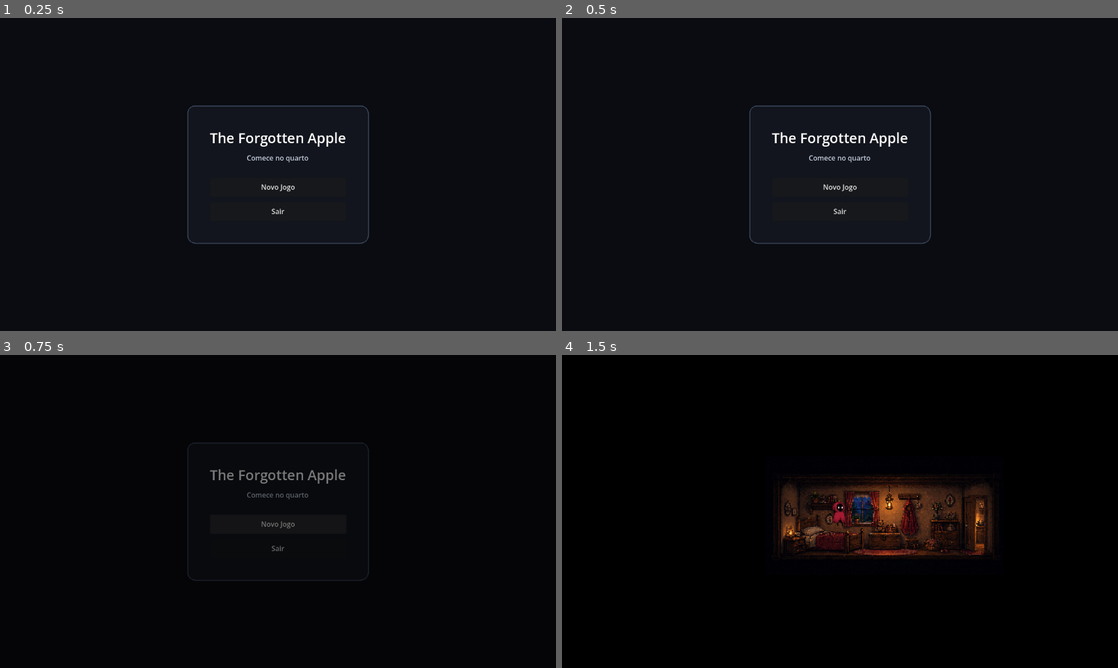
Above: before the commit, frames 1-4 (two rows, left to right).
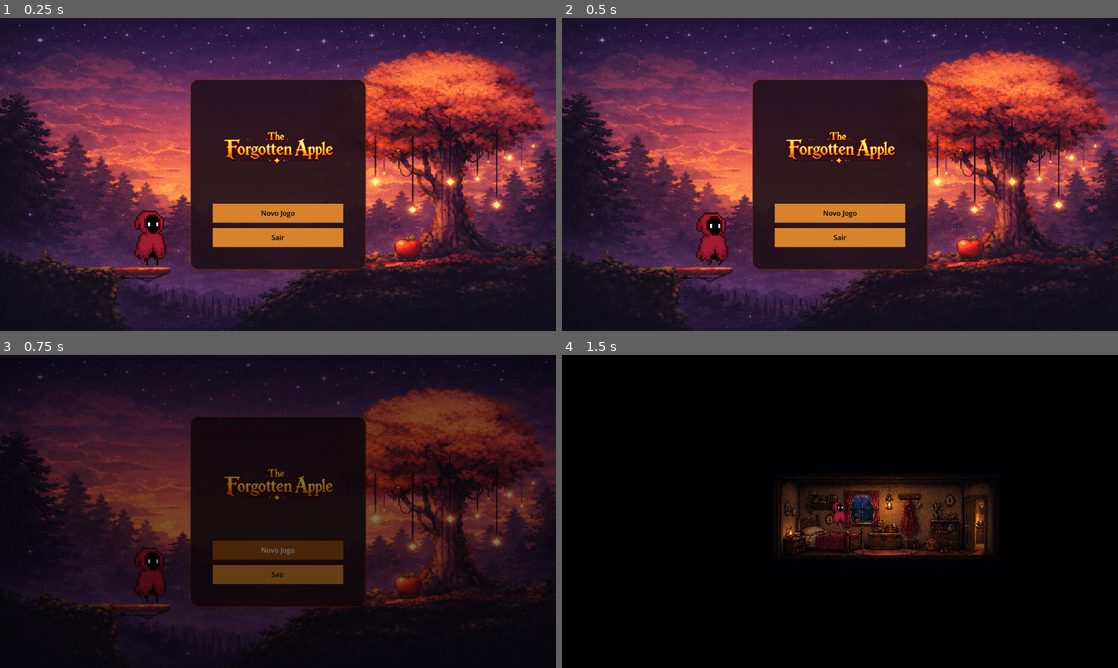
Above: after the commit, the same moments.

Repository: RCECAD/the-forgotten-apple
Game: Godot game, scene res://scenes/ui/main_menu.tscn
Two runs of this game, one before a commit and one after it. Both use one fixed random seed, a clock stepped at 60 frames per second and the inputs below.
Inputs:
- Up to frame 1 (0.25 s): no input
- Up to frame 2 (0.5 s): no input
- Up to frame 3 (0.75 s): click "Novo Jogo" at 0.5 s
- Up to frame 4 (1.5 s): hold D (move_right) from 1.28 s (still down); tap Up (jump) at 1.35 s

The runs differ from the first frame. In frame 1, 79% of the frame differs, in the area x 0-100%, y 0-100%; in frame 2, 79%; in frame 3, 48%; in frame 4, nothing differs.

Commit message:
feat: styling menu; fixing bg

Diff:
--- a/scenes/ui/main_menu.tscn
+++ b/scenes/ui/main_menu.tscn
@@ -1,24 +1,284 @@
-[gd_scene format=3]
-
-[ext_resource type="Script" path="res://scenes/ui/main_menu.gd" id="1"]
+[gd_scene format=3 uid="uid://cuujssn8yop2f"]
+
+[ext_resource type="Script" uid="uid://525kshqau10j" path="res://scenes/ui/main_menu.gd" id="1"]
+[ext_resource type="Texture2D" uid="uid://c3e7wgaj40g23" path="res://assets/textures/tileset-sunset.png" id="2_1g8jr"]
+[ext_resource type="Texture2D" uid="uid://dbn5jemqdntqg" path="res://assets/textures/logo.png" id="3_m1kxf"]
+[ext_resource type="Texture2D" uid="uid://ccxlmjrfplt85" path="res://assets/player/AnimationSheet_Character.png" id="5_uhagc"]
 
 [sub_resource type="StyleBoxFlat" id="StyleBoxFlat_panel"]
-bg_color = Color(0.0745098, 0.0862745, 0.117647, 0.92)
-border_color = Color(0.247059, 0.294118, 0.376471, 1)
+content_margin_left = 24.0
+content_margin_top = 24.0
+content_margin_right = 24.0
+content_margin_bottom = 24.0
+bg_color = Color(0.12577146, 0.06372452, 0.102910616, 0.92156863)
 border_width_left = 2
 border_width_top = 2
 border_width_right = 2
 border_width_bottom = 2
+border_color = Color(0.5008113, 0.16751364, 0, 1)
+border_blend = true
 corner_radius_top_left = 18
 corner_radius_top_right = 18
 corner_radius_bottom_right = 18
 corner_radius_bottom_left = 18
-content_margin_left = 24
-content_margin_top = 24
-content_margin_right = 24
-content_margin_bottom = 24
-
-[node name="MainMenu" type="Control"]
+
+[sub_resource type="StyleBoxFlat" id="StyleBoxFlat_x2yvf"]
+bg_color = Color(0.8400364, 0.5129884, 0.17262492, 1)
+
+[sub_resource type="StyleBoxFlat" id="StyleBoxFlat_1g8jr"]
+bg_color = Color(0.6171314, 0.30767876, 0.0702106, 1)
+
+[sub_resource type="StyleBoxFlat" id="StyleBoxFlat_btxxm"]
+bg_color = Color(0.8400364, 0.5129884, 0.17262492, 1)
+
+[sub_resource type="StyleBoxFlat" id="StyleBoxFlat_m1kxf"]
+bg_color = Color(0.6171314, 0.30767876, 0.0702106, 1)
+
+[sub_resource type="AtlasTexture" id="AtlasTexture_fcs02"]
+atlas = ExtResource("5_uhagc")
+region = Rect2(128, 160, 32, 32)
+
+[sub_resource type="AtlasTexture" id="AtlasTexture_myrg7"]
+atlas = ExtResource("5_uhagc")
+region = Rect2(160, 160, 32, 32)
+
+[sub_resource type="AtlasTexture" id="AtlasTexture_kvlxm"]
+atlas = ExtResource("5_uhagc")
+region = Rect2(192, 160, 32, 32)
+
+[sub_resource type="AtlasTexture" id="AtlasTexture_uf5tr"]
+atlas = ExtResource("5_uhagc")
+region = Rect2(224, 160, 32, 32)
+
+[sub_resource type="AtlasTexture" id="AtlasTexture_lgqa7"]
+atlas = ExtResource("5_uhagc")
+region = Rect2(0, 128, 32, 32)
+
+[sub_resource type="AtlasTexture" id="AtlasTexture_8ydkj"]
+atlas = ExtResource("5_uhagc")
+region = Rect2(32, 128, 32, 32)
+
+[sub_resource type="AtlasTexture" id="AtlasTexture_yj68g"]
+atlas = ExtResource("5_uhagc")
+region = Rect2(96, 128, 32, 32)
+
+[sub_resource type="AtlasTexture" id="AtlasTexture_ioxgp"]
+atlas = ExtResource("5_uhagc")
+region = Rect2(128, 128, 32, 32)
+
+[sub_resource type="AtlasTexture" id="AtlasTexture_cnsyf"]
+atlas = ExtResource("5_uhagc")
+region = Rect2(160, 128, 32, 32)
+
+[sub_resource type="AtlasTexture" id="AtlasTexture_j4nxn"]
+atlas = ExtResource("5_uhagc")
+region = Rect2(0, 0, 32, 32)
+
+[sub_resource type="AtlasTexture" id="AtlasTexture_28m0y"]
+atlas = ExtResource("5_uhagc")
+region = Rect2(32, 0, 32, 32)
+
+[sub_resource type="AtlasTexture" id="AtlasTexture_je7p5"]
+atlas = ExtResource("5_uhagc")
+region = Rect2(0, 160, 32, 32)
+
+[sub_resource type="AtlasTexture" id="AtlasTexture_fm80t"]
+atlas = ExtResource("5_uhagc")
+region = Rect2(32, 160, 32, 32)
+
+[sub_resource type="AtlasTexture" id="AtlasTexture_gx1jg"]
+atlas = ExtResource("5_uhagc")
+region = Rect2(64, 160, 32, 32)
+
+[sub_resource type="AtlasTexture" id="AtlasTexture_ugbui"]
+atlas = ExtResource("5_uhagc")
+region = Rect2(96, 160, 32, 32)
+
+[sub_resource type="AtlasTexture" id="AtlasTexture_8afob"]
+atlas = ExtResource("5_uhagc")
+region = Rect2(0, 96, 32, 32)
+
+[sub_resource type="AtlasTexture" id="AtlasTexture_lvxji"]
+atlas = ExtResource("5_uhagc")
+region = Rect2(32, 96, 32, 32)
+
+[sub_resource type="AtlasTexture" id="AtlasTexture_p47bc"]
+atlas = ExtResource("5_uhagc")
+region = Rect2(64, 96, 32, 32)
+
+[sub_resource type="AtlasTexture" id="AtlasTexture_75vfm"]
+atlas = ExtResource("5_uhagc")
+region = Rect2(96, 96, 32, 32)
+
+[sub_resource type="AtlasTexture" id="AtlasTexture_0owmy"]
+atlas = ExtResource("5_uhagc")
+region = Rect2(128, 96, 32, 32)
+
+[sub_resource type="AtlasTexture" id="AtlasTexture_qek5x"]
+atlas = ExtResource("5_uhagc")
+region = Rect2(160, 96, 32, 32)
+
+[sub_resource type="AtlasTexture" id="AtlasTexture_5gtgg"]
+atlas = ExtResource("5_uhagc")
+region = Rect2(192, 96, 32, 32)
+
+[sub_resource type="AtlasTexture" id="AtlasTexture_h17s1"]
+atlas = ExtResource("5_uhagc")
+region = Rect2(224, 96, 32, 32)
+
+[sub_resource type="AtlasTexture" id="AtlasTexture_3j4b4"]
+atlas = ExtResource("5_uhagc")
+region = Rect2(64, 128, 32, 32)
+
+[sub_resource type="AtlasTexture" id="AtlasTexture_dovo2"]
+atlas = ExtResource("5_uhagc")
+region = Rect2(0, 64, 32, 32)
+
+[sub_resource type="AtlasTexture" id="AtlasTexture_gmlin"]
+atlas = ExtResource("5_uhagc")
+region = Rect2(32, 64, 32, 32)
+
+[sub_resource type="AtlasTexture" id="AtlasTexture_007i1"]
+atlas = ExtResource("5_uhagc")
+region = Rect2(64, 64, 32, 32)
+
+[sub_resource type="AtlasTexture" id="AtlasTexture_6cv16"]
+atlas = ExtResource("5_uhagc")
+region = Rect2(96, 64, 32, 32)
+
+[sub_resource type="SpriteFrames" id="SpriteFrames_btxxm"]
+animations = [{
+"frames": [],
+"loop": true,
+"name": &"default",
+"speed": 5.0
+}, {
+"frames": [{
+"duration": 1.0,
+"texture": SubResource("AtlasTexture_fcs02")
+}, {
+"duration": 1.0,
+"texture": SubResource("AtlasTexture_myrg7")
+}, {
+"duration": 1.0,
+"texture": SubResource("AtlasTexture_kvlxm")
+}, {
+"duration": 1.0,
+"texture": SubResource("AtlasTexture_uf5tr")
+}],
+"loop": true,
+"name": &"fall",
+"speed": 7.0
+}, {
+"frames": [{
+"duration": 1.0,
+"texture": SubResource("AtlasTexture_lgqa7")
+}, {
+"duration": 1.0,
+"texture": SubResource("AtlasTexture_8ydkj")
+}],
+"loop": true,
+"name": &"get_down",
+"speed": 8.0
+}, {
+"frames": [{
+"duration": 1.0,
+"texture": SubResource("AtlasTexture_yj68g")
+}, {
+"duration": 1.0,
+"texture": SubResource("AtlasTexture_ioxgp")
+}, {
+"duration": 1.0,
+"texture": SubResource("AtlasTexture_cnsyf")
+}],
+"loop": true,
+"name": &"get_up",
+"speed": 8.0
+}, {
+"frames": [{
+"duration": 1.0,
+"texture": SubResource("AtlasTexture_j4nxn")
+}, {
+"duration": 1.0,
+"texture": SubResource("AtlasTexture_28m0y")
+}],
+"loop": true,
+"name": &"idle",
+"speed": 3.0
+}, {
+"frames": [{
+"duration": 1.0,
+"texture": SubResource("AtlasTexture_je7p5")
+}, {
+"duration": 1.0,
+"texture": SubResource("AtlasTexture_fm80t")
+}, {
+"duration": 1.0,
+"texture": SubResource("AtlasTexture_gx1jg")
+}, {
+"duration": 1.0,
+"texture": SubResource("AtlasTexture_ugbui")
+}],
+"loop": true,
+"name": &"jump",
+"speed": 7.0
+}, {
+"frames": [{
+"duration": 1.0,
+"texture": SubResource("AtlasTexture_8afob")
+}, {
+"duration": 1.0,
+"texture": SubResource("AtlasTexture_lvxji")
+}, {
+"duration": 1.0,
+"texture": SubResource("AtlasTexture_p47bc")
+}, {
+"duration": 1.0,
+"texture": SubResource("AtlasTexture_75vfm")
+}, {
+"duration": 1.0,
+"texture": SubResource("AtlasTexture_0owmy")
+}, {
+"duration": 1.0,
+"texture": SubResource("AtlasTexture_qek5x")
+}, {
+"duration": 1.0,
+"texture": SubResource("AtlasTexture_5gtgg")
+}, {
+"duration": 1.0,
+"texture": SubResource("AtlasTexture_h17s1")
+}],
+"loop": true,
+"name": &"run",
+"speed": 9.0
+}, {
+"frames": [{
+"duration": 1.0,
+"texture": SubResource("AtlasTexture_3j4b4")
+}],
+"loop": true,
+"name": &"stay_down",
+"speed": 8.0
+}, {
+"frames": [{
+"duration": 1.0,
+"texture": SubResource("AtlasTexture_dovo2")
+}, {
+"duration": 1.0,
+"texture": SubResource("AtlasTexture_gmlin")
+}, {
+"duration": 1.0,
+"texture": SubResource("AtlasTexture_007i1")
+}, {
+"duration": 1.0,
+"texture": SubResource("AtlasTexture_6cv16")
+}],
+"loop": true,
+"name": &"walk",
+"speed": 5.0
+}]
+
+[node name="MainMenu" type="Control" unique_id=369425557]
 layout_mode = 3
 anchors_preset = 15
 anchor_right = 1.0
@@ -27,16 +287,17 @@
 grow_vertical = 2
 script = ExtResource("1")
 
-[node name="Background" type="ColorRect" parent="."]
+[node name="TextureRect" type="TextureRect" parent="." unique_id=1040919025]
 layout_mode = 1
 anchors_preset = 15
 anchor_right = 1.0
 anchor_bottom = 1.0
 grow_horizontal = 2
 grow_vertical = 2
-color = Color(0.0392157, 0.0470588, 0.0705882, 1)
-
-[node name="CenterContainer" type="CenterContainer" parent="."]
+texture = ExtResource("2_1g8jr")
+expand_mode = 2
+
+[node name="CenterContainer" type="CenterContainer" parent="." unique_id=439619208]
 layout_mode = 1
 anchors_preset = 15
 anchor_right = 1.0
@@ -44,47 +305,54 @@
 grow_horizontal = 2
 grow_vertical = 2
 
-[node name="PanelContainer" type="PanelContainer" parent="CenterContainer"]
+[node name="PanelContainer" type="PanelContainer" parent="CenterContainer" unique_id=513606727]
 custom_minimum_size = Vector2(360, 0)
 layout_mode = 2
 theme_override_styles/panel = SubResource("StyleBoxFlat_panel")
 
-[node name="MarginContainer" type="MarginContainer" parent="CenterContainer/PanelContainer"]
+[node name="MarginContainer" type="MarginContainer" parent="CenterContainer/PanelContainer" unique_id=931080476]
 layout_mode = 2
 theme_override_constants/margin_left = 28
 theme_override_constants/margin_top = 28
 theme_override_constants/margin_right = 28
 theme_override_constants/margin_bottom = 28
 
-[node name="VBoxContainer" type="VBoxContainer" parent="CenterContainer/PanelContainer/MarginContainer"]
+[node name="VBoxContainer" type="VBoxContainer" parent="CenterContainer/PanelContainer/MarginContainer" unique_id=1754170687]
 layout_mode = 2
 theme_override_constants/separation = 12
 alignment = 1
 
-[node name="Title" type="Label" parent="CenterContainer/PanelContainer/MarginContainer/VBoxContainer"]
-layout_mode = 2
-theme_override_font_sizes/font_size = 32
-text = "The Forgotten Apple"
-horizontal_alignment = 1
-
-[node name="Subtitle" type="Label" parent="CenterContainer/PanelContainer/MarginContainer/VBoxContainer"]
-layout_mode = 2
-theme_override_colors/font_color = Color(0.788235, 0.823529, 0.890196, 1)
-text = "Comece no quarto"
-horizontal_alignment = 1
-
-[node name="Spacer" type="Control" parent="CenterContainer/PanelContainer/MarginContainer/VBoxContainer"]
-layout_mode = 2
+[node name="Spacer" type="Control" parent="CenterContainer/PanelContainer/MarginContainer/VBoxContainer" unique_id=1619355129]
 custom_minimum_size = Vector2(0, 10)
-
-[node name="NovoJogoButton" type="Button" parent="CenterContainer/PanelContainer/MarginContainer/VBoxContainer"]
+layout_mode = 2
+
+[node name="menu_logo" type="TextureRect" parent="CenterContainer/PanelContainer/MarginContainer/VBoxContainer" unique_id=1558159875]
+layout_mode = 2
+texture = ExtResource("3_m1kxf")
+
+[node name="NovoJogoButton" type="Button" parent="CenterContainer/PanelContainer/MarginContainer/VBoxContainer" unique_id=1915346573]
 unique_name_in_owner = true
-layout_mode = 2
 custom_minimum_size = Vector2(0, 44)
+layout_mode = 2
+theme_override_colors/font_color = Color(0.0032318907, 0.0014786487, 0.00062363426, 1)
+theme_override_colors/font_hover_color = Color(0.9490196, 0.9490196, 0.9490196, 1)
+theme_override_styles/normal = SubResource("StyleBoxFlat_x2yvf")
+theme_override_styles/hover = SubResource("StyleBoxFlat_1g8jr")
 text = "Novo Jogo"
 
-[node name="SairButton" type="Button" parent="CenterContainer/PanelContainer/MarginContainer/VBoxContainer"]
+[node name="SairButton" type="Button" parent="CenterContainer/PanelContainer/MarginContainer/VBoxContainer" unique_id=1198429685]
 unique_name_in_owner = true
-layout_mode = 2
 custom_minimum_size = Vector2(0, 44)
+layout_mode = 2
+theme_override_colors/font_color = Color(0.0032318907, 0.0014786487, 0.00062363426, 1)
+theme_override_colors/font_hover_color = Color(1, 1, 1, 1)
+theme_override_styles/normal = SubResource("StyleBoxFlat_btxxm")
+theme_override_styles/hover = SubResource("StyleBoxFlat_m1kxf")
 text = "Sair"
+
+[node name="AnimatedSprite2D" type="AnimatedSprite2D" parent="." unique_id=1426472529]
+position = Vector2(350, 497)
+scale = Vector2(4.65625, 4.5)
+sprite_frames = SubResource("SpriteFrames_btxxm")
+animation = &"stay_down"
+autoplay = "idle"
Binary file removed: assets/logo (1).png
Binary file added: assets/textures/logo.png
Not shown, changed: assets/textures/logo.png.import
